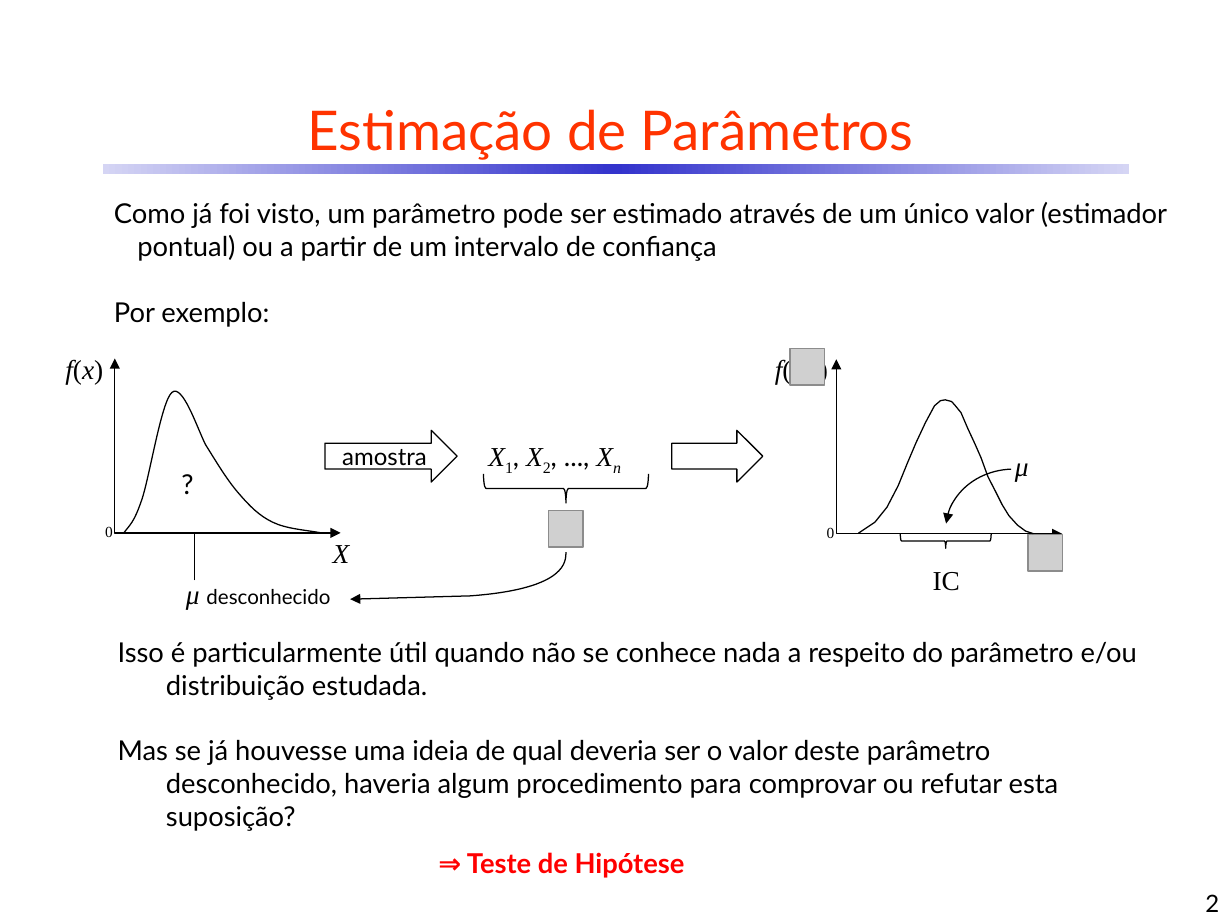
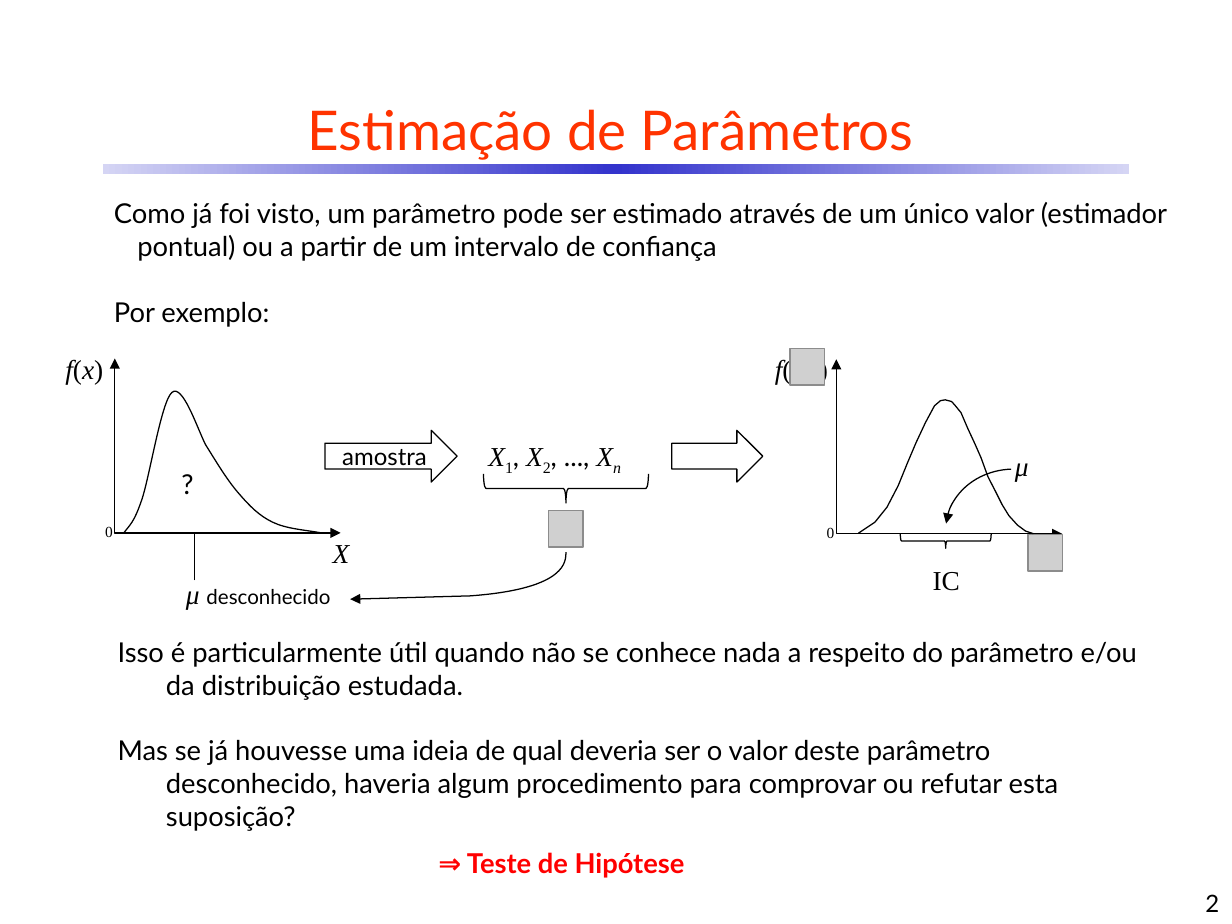
Before and after one commit to CDRenno/Estatistica, a slide deck: slide 2 of ppt/07TesteHip.pptx. Drawn at 1232x924 pixels with LibreOffice and Linux fonts; fonts in the diff are those of the drawing; grey boxes stand for pictures. Boxes give left, top, right and bottom in pixels: in the first picture for what was removed or moved away, otherwise in the second. Text is boxed around its words. In the diff, an @@ line names an element or a change of style, - is before the commit and + after.

```diff
--- a/ppt/07TesteHip.pptx
+++ b/ppt/07TesteHip.pptx
@@ text at (x1=118, y1=642, x2=1137, y2=700): text changed @@
-Isso é particularmente útil quando não se conhece nada a respeito do parâmetro e/ou distribuição estudada.
+Isso é particularmente útil quando não se conhece nada a respeito do parâmetro e/ou da distribuição estudada.
```
Also in this commit, not shown: 4 other slides changed, 3 other files.
